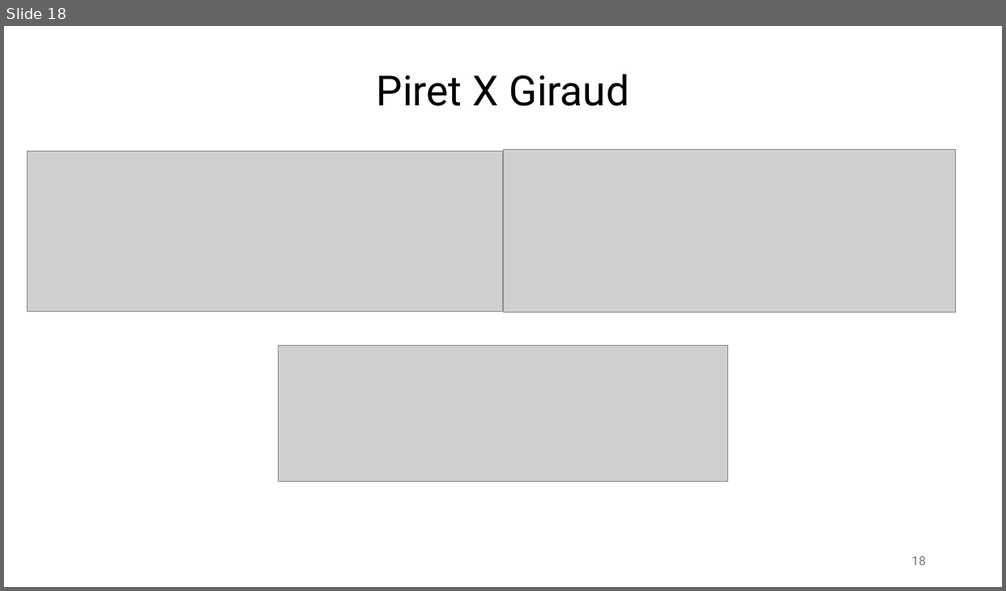
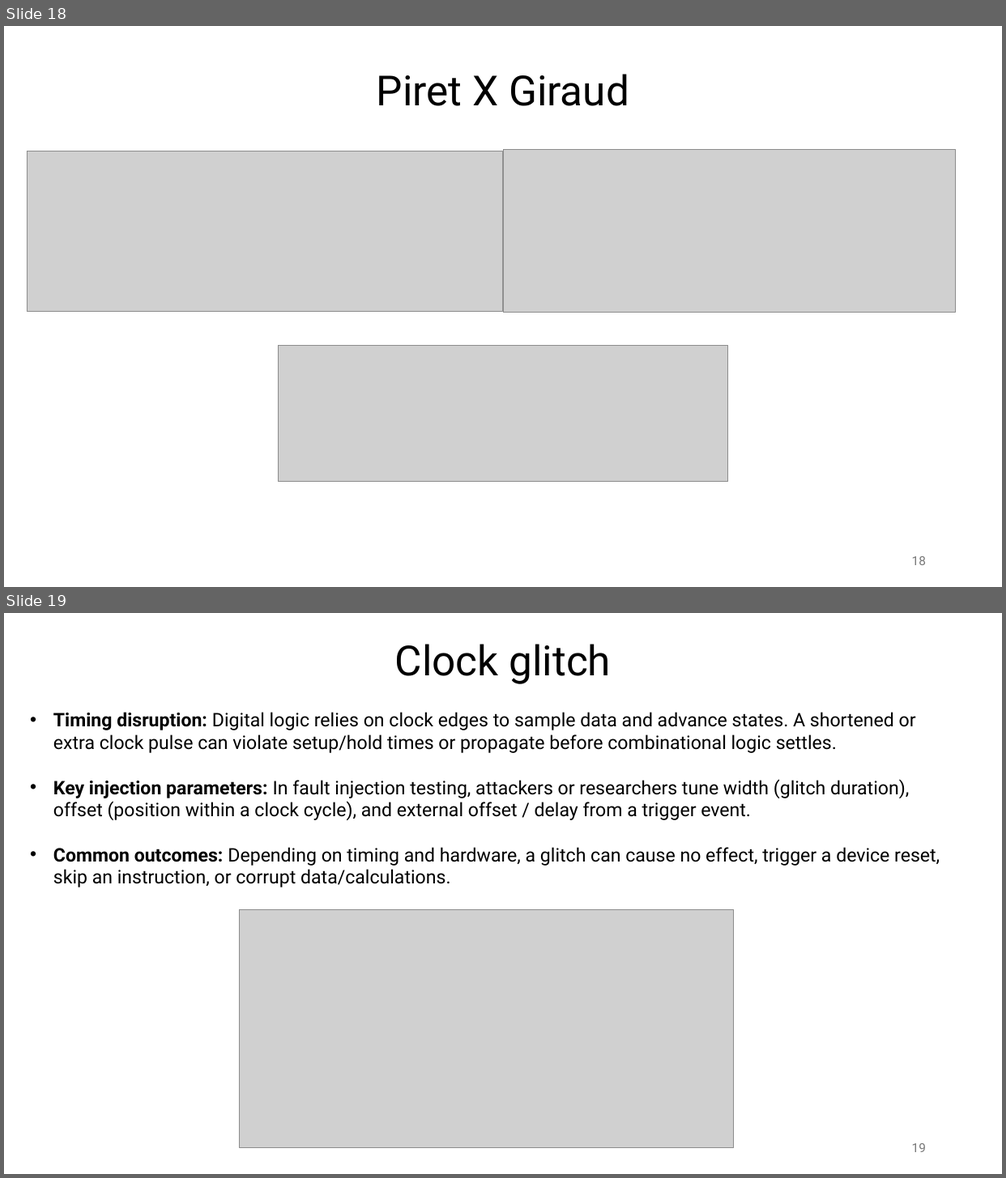
Before and after one commit to Specht1000/PFE-SM4-Fault-Injection, a slide deck: docs/Apresentation_PFE.pptx. Shown one above the other, each under a label of ours: slide 18 before the commit, slides 18 and 19 after it. The pictures are 1006x591 and 1006x1178 pixels, drawn with LibreOffice and Linux fonts; fonts in the diff are those of the drawing; grey boxes stand for pictures. Boxes give left, top, right and bottom in pixels: in the first picture for what was removed or moved away, otherwise in the second. Text is boxed around its words. In the diff, an @@ line names an element or a change of style, - is before the commit and + after.

```diff
--- a/docs/Apresentation_PFE.pptx
+++ b/docs/Apresentation_PFE.pptx
@@ slide 19 added at [4, 613, 1002, 1174], background #FFFFFF @@
@@ text added at [395, 644, 612, 684], 40 pt, text #000000 @@
+Clock glitch
@@ text added at [53, 712, 940, 888], 18 pt, text #000000 @@
+• Timing disruption: Digital logic relies on clock edges to sample data and advance states. A shortened or extra clock pulse can violate setup/hold times or propagate before combinational logic settles.
+• Key injection parameters: In fault injection testing, attackers or researchers tune width (glitch duration), offset (position within a clock cycle), and external offset / delay from a trigger event.
+• Common outcomes: Depending on timing and hardware, a glitch can cause no effect, trigger a device reset, skip an instruction, or corrupt data/calculations.
@@ picture added at [239, 909, 733, 1148] @@
@@ page number added at [912, 1144, 926, 1152], 12 pt, text #797979 @@
+19
```
Also in this commit, not shown: 1 slide changed, 1 other slide added, 24 other files.
